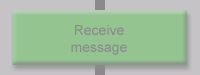
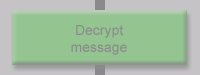
Layer changes from the first w=200, h=75 image to the second:
renamed "Receive message" to "Decrypt message", painted on it over 75, 25, 124, 38
